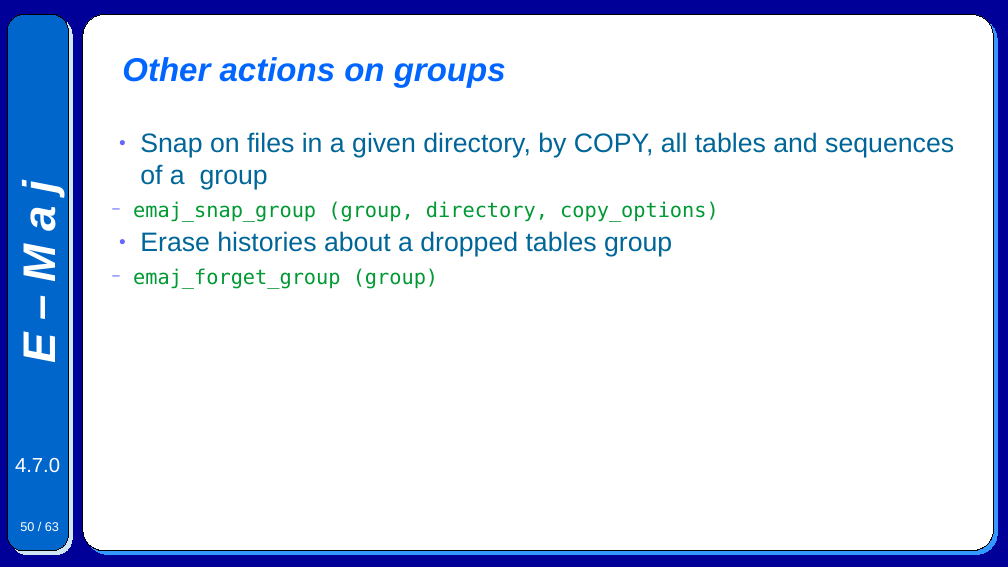
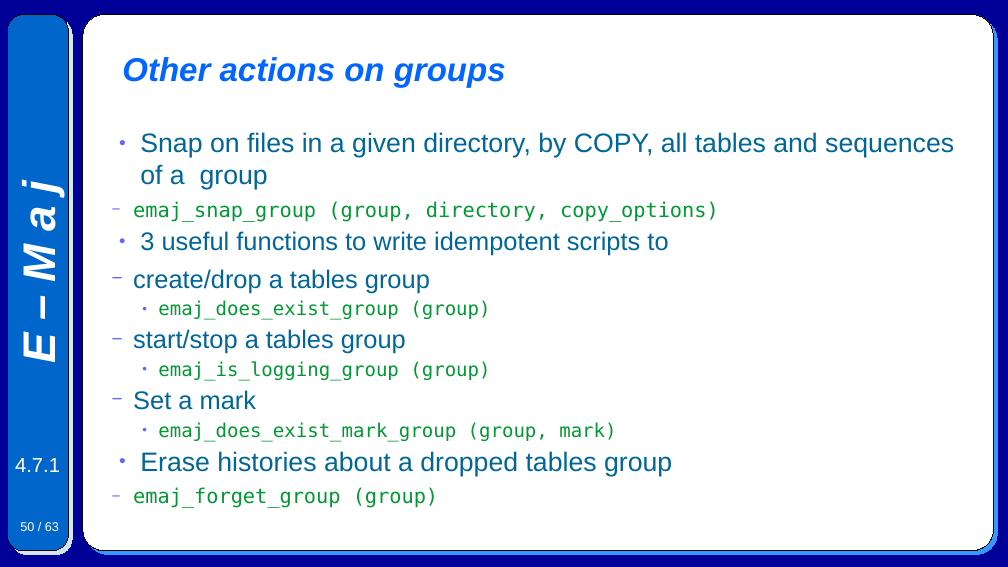
Before and after one commit to beaud76/emaj_doc, a slide deck: slide 50 of Emaj.devel_pres_en.odp. Drawn at 1008x567 pixels with LibreOffice and Linux fonts; fonts in the diff are those of the drawing. Boxes give left, top, right and bottom in pixels: in the first picture for what was removed or moved away, otherwise in the second. Text is boxed around its words. In the diff, an @@ line names an element or a change of style, - is before the commit and + after.

```diff
--- a/Emaj.devel_pres_en.odp
+++ b/Emaj.devel_pres_en.odp
@@ text at (133,231,668,441): paragraphs added @@
+● 3 useful functions to write idempotent scripts to
+  − create/drop a tables group
+    ● emaj_does_exist_group (group)
+  − start/stop a tables group
+    ● emaj_is_logging_group (group)
+  − Set a mark
+    ● emaj_does_exist_mark_group (group, mark)
@@ text at (15,458,60,472): text changed @@
-4.7.0
+4.7.1
```
Also in this commit, not shown: 58 other slides changed, 6 other files.
